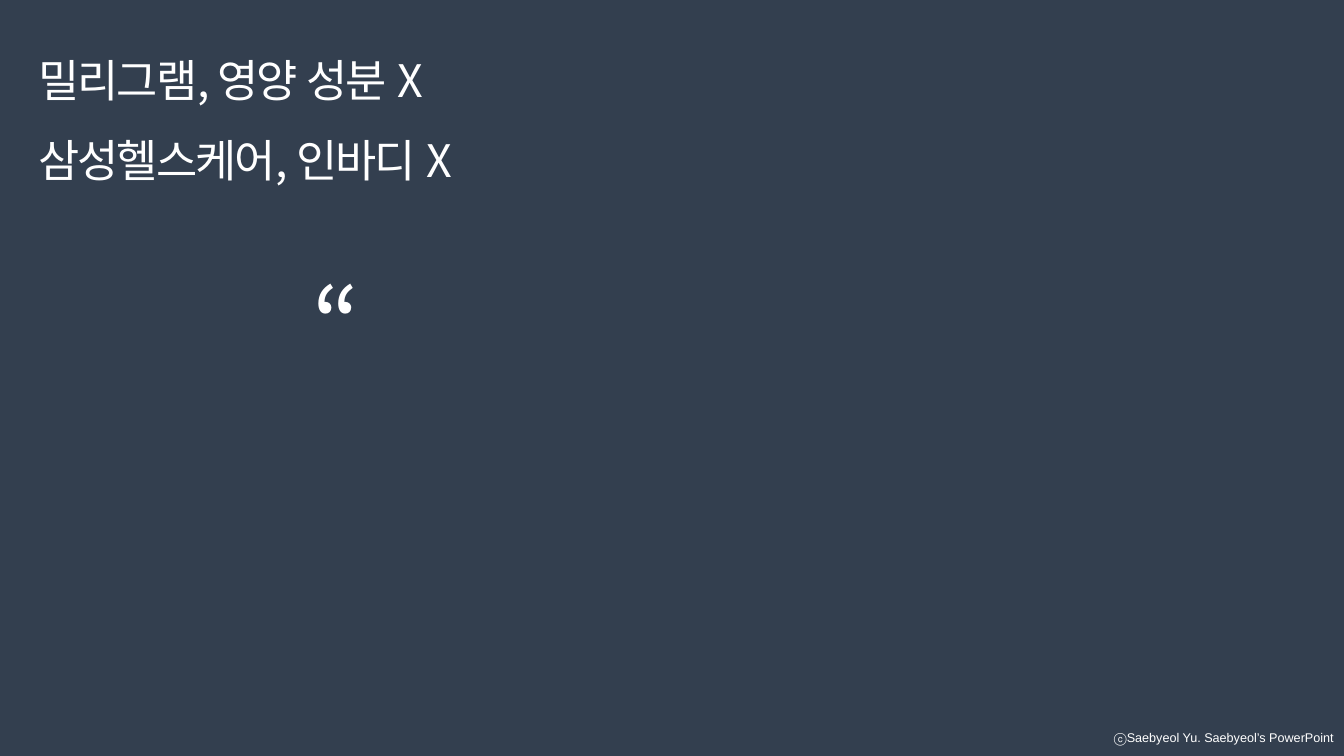
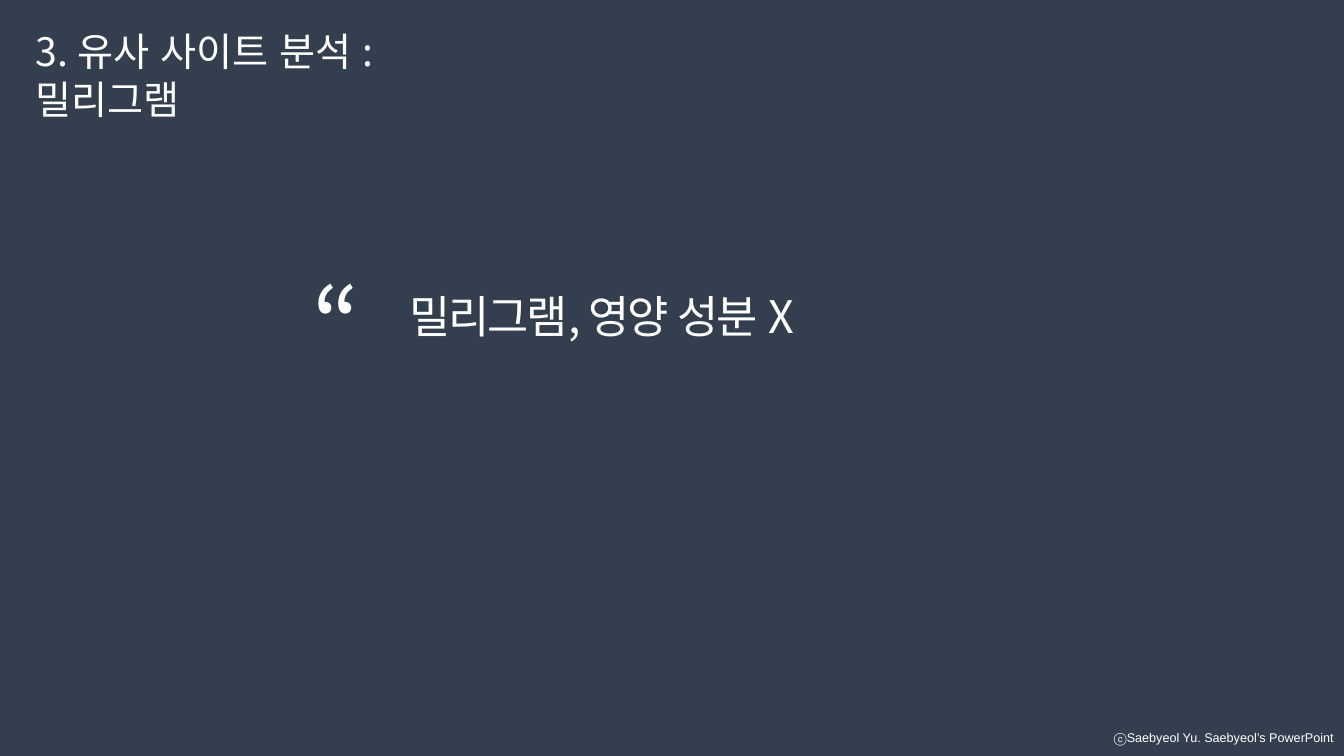
Before and after one commit to developerYHLee/University_Homework, a slide deck: slide 7 of 기말과제.pptx (slide 6 before the commit). Drawn at 1344x756 pixels with LibreOffice and Linux fonts; fonts in the diff are those of the drawing. Boxes give left, top, right and bottom in pixels: in the first picture for what was removed or moved away, otherwise in the second. Text is boxed around its words. In the diff, an @@ line names an element or a change of style, - is before the commit and + after.

```diff
--- a/기말과제.pptx
+++ b/기말과제.pptx
@@ text added at [36, 33, 351, 117], 28 pt, text #FFFFFF @@
+3. 유사 사이트 분석 : 밀리그램
@@ text at [39, 140, 452, 186]: paragraph removed @@
-삼성헬스케어, 인바디 X
@@ text "밀리그램, 영양 성분 X": place and size @@
-text "밀리그램, 영양 성분 X" at [39, 60, 452, 186]
+text "밀리그램, 영양 성분 X" at [409, 296, 794, 342]
```
Also in this commit, not shown: 11 other slides changed, 4 slides added.
